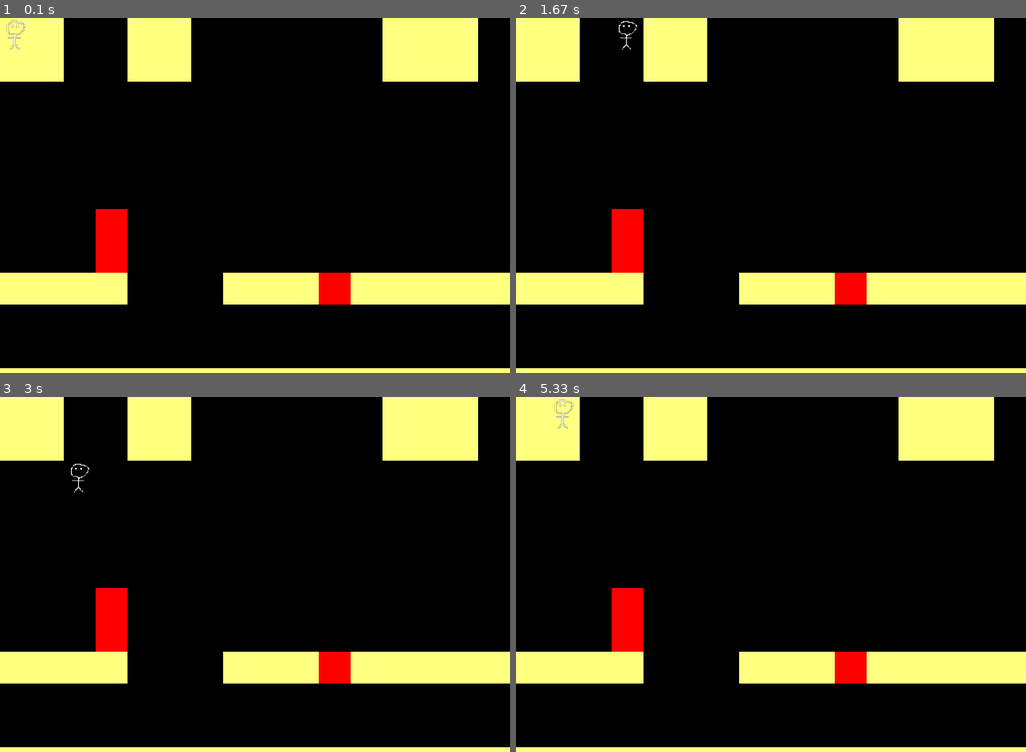
Above: before the commit, frames 1-4 (two rows, left to right).
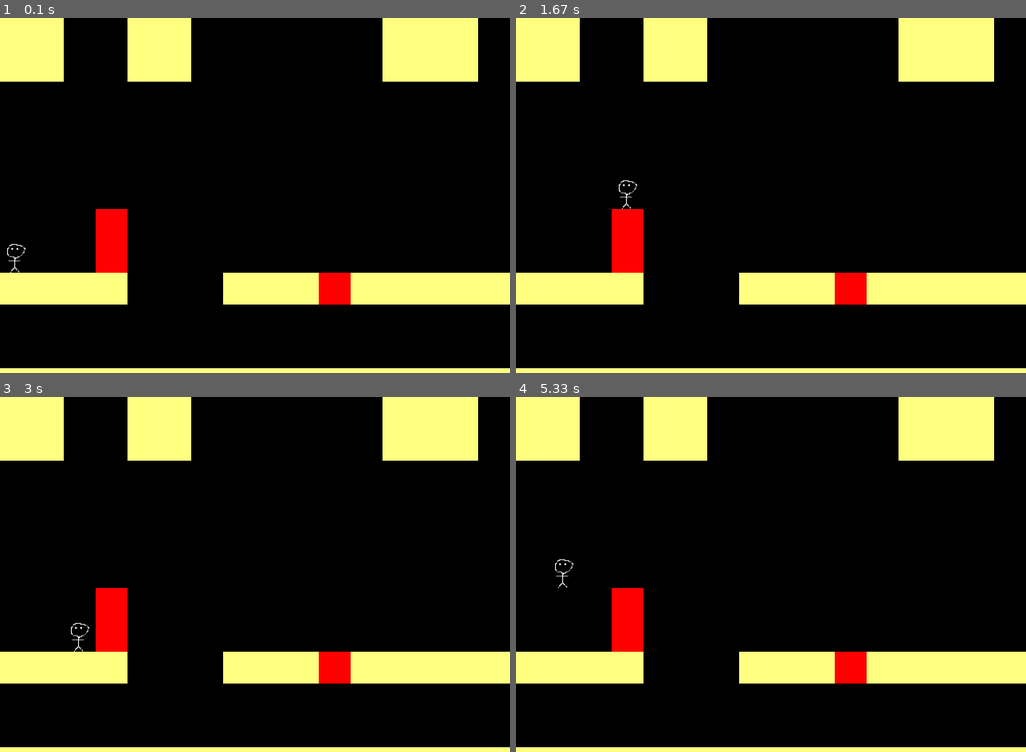
Above: after the commit, the same moments.

Repository: jsbueno/pybr21_pygame_tutorial
Game: pygame game, started from jogo.py
Two runs of this game, one before a commit and one after it. Both use one fixed random seed, a clock stepped at 60 frames per second and the inputs below.
Inputs:
- Up to frame 1 (0.1 s): no input
- Up to frame 2 (1.67 s): tap Enter at 0.33 s; hold Right 0.67-1.13 s; hold Up 1.17-1.47 s; hold Right from 1.5 s (still down)
- Up to frame 3 (3 s): release Right at 1.97 s; hold Left 2-2.53 s; hold Down 2.57-2.87 s; hold Left from 2.9 s (still down)
- Up to frame 4 (5.33 s): release Left at 3.3 s; hold Up 3.33-3.7 s; hold Right 3.73-4.37 s; hold Left 4.8-5.27 s; hold Right from 5.3 s (still down)

The runs differ from the first frame. In frame 1, 0.2% of the frame differs, in the area x 1-6%, y 0-72%; in frame 2, 0.1%; in frame 3, 0.1%; in frame 4, 0.2%.

Commit message:
Checa paredes ao andar

Diff:
--- a/jogo.py
+++ b/jogo.py
@@ -6,6 +6,9 @@
 w, h = 16, 12
 BLOCO = BL = W / w
 v = 1 / 3
+
+class GameOver(Exception):
+    pass
 
 paredes = {
     "#": (255, 255, 128),
@@ -22,14 +25,16 @@
     return mapa
 
 
-def movimento(eventos, x, y, vx, vy):
+def movimento(eventos, mapa, x, y, vx, vy):
+    ox, oy = x, y
     for evento in eventos:
         if evento.type == pygame.KEYDOWN:
             if evento.key == pygame.K_LEFT: vx = -v
             if evento.key == pygame.K_RIGHT: vx = v
             if evento.key == pygame.K_DOWN: vy = v
             if evento.key == pygame.K_UP: vy = -v
-            if evento.key == pygame.K_ESCAPE: return
+            if evento.key == pygame.K_ESCAPE:
+                raise GameOver()
         if evento.type == pygame.KEYUP:
             vx = vy = 0
     x = x + vx
@@ -38,6 +43,12 @@
     if y < 0: y= 0
     if x >= w: x = w - 1
     if y >= h: y = h - 1
+
+    cod = mapa.get((round(x), round(y)), " ")
+    if cod != " ":
+        x, y = ox, oy
+        if cod == "*":
+            raise GameOver()
     return x, y, vx, vy
 
 def desenha(tela, personagem, mapa, x, y):
@@ -60,16 +71,18 @@
     personagem = pygame.transform.rotozoom(personagem, 0, escala)
     mapa = lemapa("mapa0.txt")
 
-    x, y = (0, 0)
+    x, y = 0, 7
     vx, vy = 0, 0
 
     while True:
         eventos = pygame.event.get()
-        x, y, vx, vy = movimento(eventos, x, y, vx, vy)
+        x, y, vx, vy = movimento(eventos, mapa, x, y, vx, vy)
         desenha(tela, personagem, mapa, x, y)
         pygame.time.delay(60)
 
 try:
     principal()
+except GameOver:
+    print("Jogo terminado sem erros!")
 finally:
     pygame.quit()
